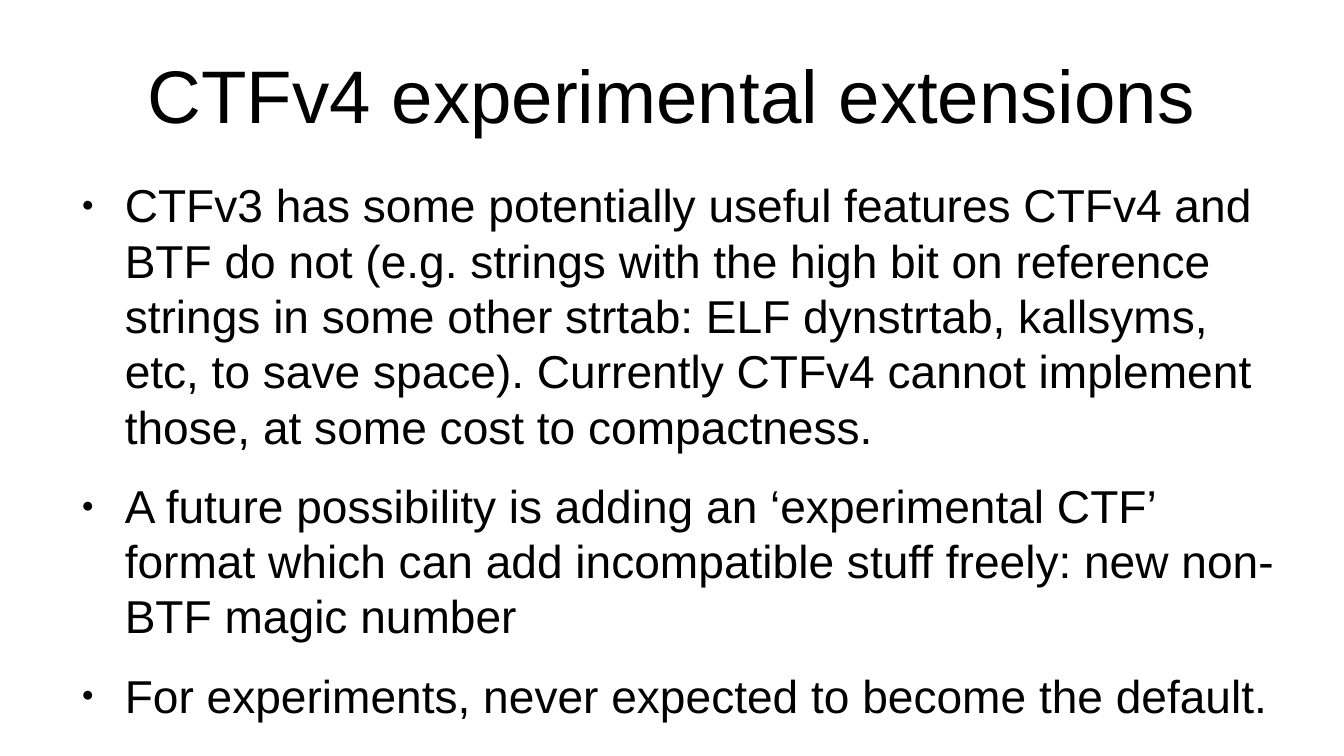
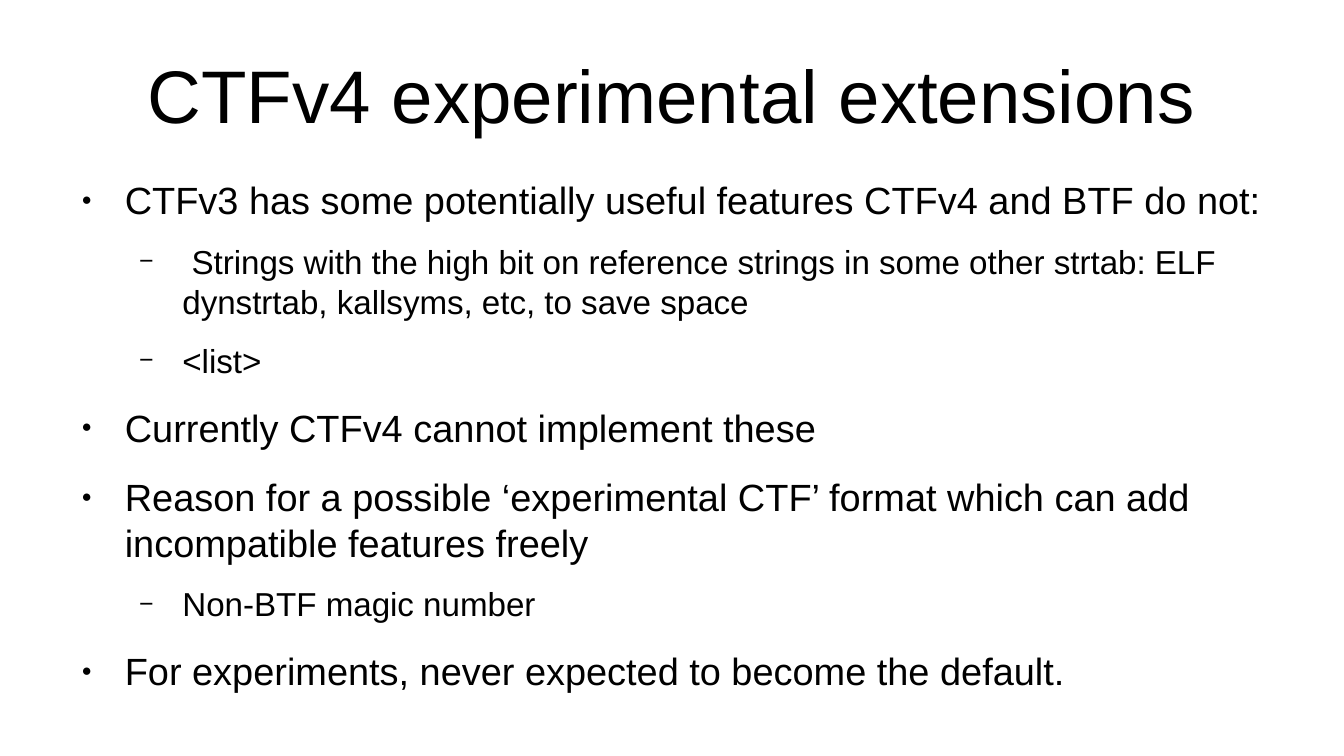
Before and after one commit to peter-shoes/lsfmm_slides, a slide deck: slide 9 of ctf_lsfmm.odp. Drawn at 1344x756 pixels with LibreOffice and Linux fonts; fonts in the diff are those of the drawing. Boxes give left, top, right and bottom in pixels: in the first picture for what was removed or moved away, otherwise in the second. Text is boxed around its words. In the diff, an @@ line names an element or a change of style, - is before the commit and + after.

```diff
--- a/ctf_lsfmm.odp
+++ b/ctf_lsfmm.odp
@@ text at [125,186,1260,623]: text changed; size 27.2 to 22.4 pt @@
-● CTFv3 has some potentially useful features CTFv4 and BTF do not (e.g. strings with the high bit on reference strings in some other strtab: ELF dynstrtab, kallsyms, etc, to save space). Currently CTFv4 cannot implement those, at some cost to compactness.
-● A future possibility is adding an ‘experimental CTF’ format which can add incompatible stuff freely: new non-BTF magic number
+● CTFv3 has some potentially useful features CTFv4 and BTF do not:
+  − Strings with the high bit on reference strings in some other strtab: ELF dynstrtab, kallsyms, etc, to save space
+  − <list>
+● Currently CTFv4 cannot implement these
+● Reason for a possible ‘experimental CTF’ format which can add incompatible features freely
+  − Non-BTF magic number
@@ text at [125,657,1064,692]: size 27.2 to 22.4 pt in "For experiments, never expected to become the ..." @@
```
Also in this commit, not shown: 9 other slides changed, 1 slide added, 2 slides removed.
